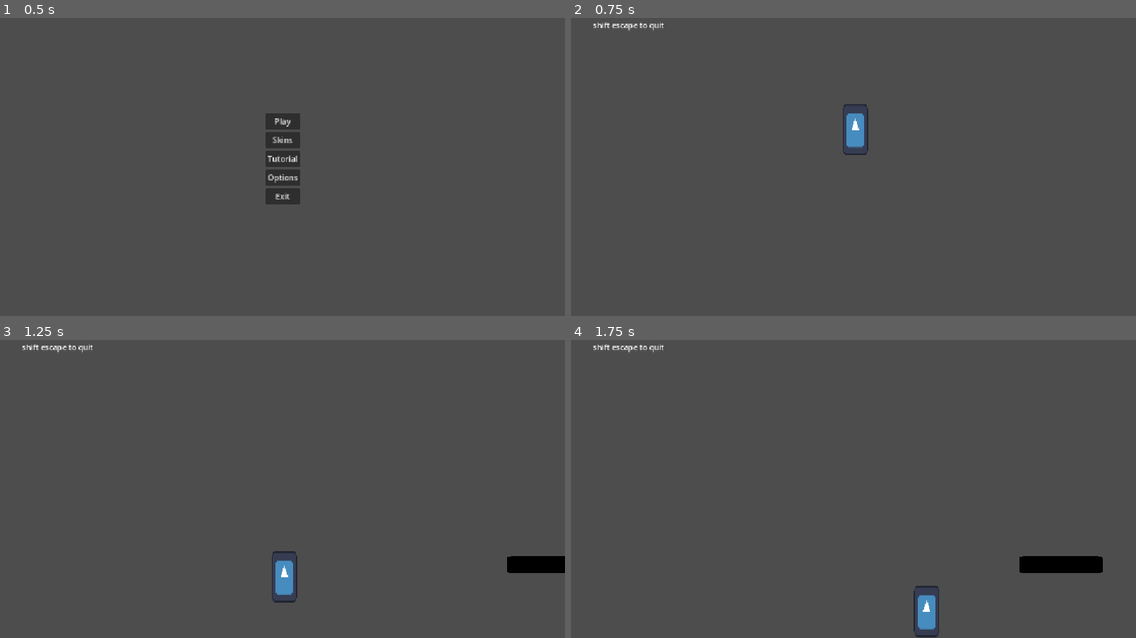
Above: before the commit, frames 1-4 (two rows, left to right).
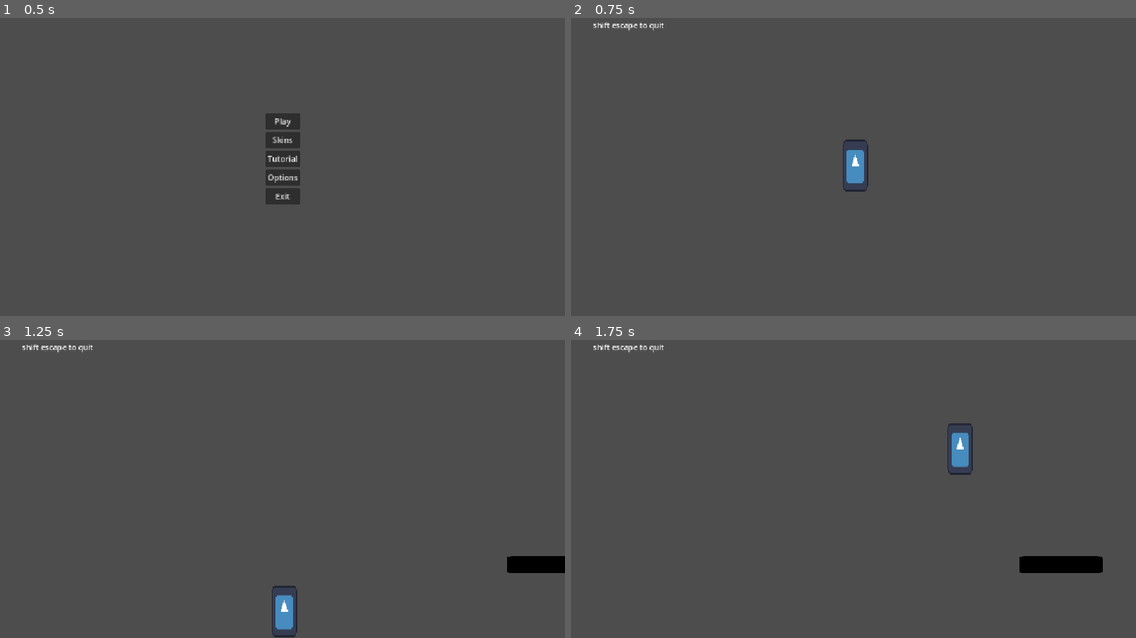
Above: after the commit, the same moments.

Repository: gloomybear300/TritonWareSpring-2025
Game: Godot game, scene res://scenes/Main.tscn
Same seed, same stepped clock (60 frames per second), same inputs: the game is played once before the commit and once after it. The engine's default icon, where the game draws it, is replaced by a stand-in: a white triangle on a blue panel in a dark square.
Inputs:
- Up to frame 1 (0.5 s): no input
- Up to frame 2 (0.75 s): click "Play" at 0.5 s
- Up to frame 3 (1.25 s): no input
- Up to frame 4 (1.75 s): hold D (right) from 1.28 s (still down); hold W (jump) from 1.28 s (still down)

Frame 1 is identical in both runs. In frame 2, 0.9% of the frame differs, in the area x 48-53%, y 28-59%; in frame 3, 0.9%; in frame 4, 0.9%, in the area x 60-72%, y 27-100%.

Commit message:
changed movement added walls
right now you can jump in air after walking off a platform

Diff:
--- a/triton-ware-2025-godot/scenes/game.tscn
+++ b/triton-ware-2025-godot/scenes/game.tscn
@@ -1,10 +1,14 @@
-[gd_scene load_steps=5 format=3 uid="uid://ctxnelpw4al07"]
+[gd_scene load_steps=7 format=3 uid="uid://ctxnelpw4al07"]
 
 [ext_resource type="Script" uid="uid://cwwcwbh4f6mhl" path="res://scripts/game.gd" id="1_lnu2h"]
 [ext_resource type="PackedScene" uid="uid://c7x6dpp030cyv" path="res://scenes/player.tscn" id="1_yqjtg"]
 [ext_resource type="Script" uid="uid://be3eswngom4pu" path="res://scripts/platformer_spawner.gd" id="2_lnu2h"]
 
 [sub_resource type="WorldBoundaryShape2D" id="WorldBoundaryShape2D_fmxm6"]
+
+[sub_resource type="WorldBoundaryShape2D" id="WorldBoundaryShape2D_lnu2h"]
+
+[sub_resource type="WorldBoundaryShape2D" id="WorldBoundaryShape2D_lbhrr"]
 
 [node name="Game" type="Node2D"]
 script = ExtResource("1_lnu2h")
@@ -33,3 +37,17 @@
 offset_bottom = 66.0
 scale = Vector2(0.981273, 1)
 text = "shift escape to quit"
+
+[node name="wall left" type="StaticBody2D" parent="."]
+position = Vector2(0, 334)
+rotation = 1.57079
+
+[node name="CollisionShape2D" type="CollisionShape2D" parent="wall left"]
+shape = SubResource("WorldBoundaryShape2D_lnu2h")
+
+[node name="wall right" type="StaticBody2D" parent="."]
+position = Vector2(1153, -2)
+rotation = -1.57079
+
+[node name="CollisionShape2D" type="CollisionShape2D" parent="wall right"]
+shape = SubResource("WorldBoundaryShape2D_lbhrr")
--- a/triton-ware-2025-godot/scripts/player.gd
+++ b/triton-ware-2025-godot/scripts/player.gd
@@ -4,92 +4,94 @@
 
 var currentPlatform: Node2D = null
 
-#Horizontal Movement
-var grdAcceleration =50
-var grdDeceleration = 20
-var airAcceleration = 20
-var airDeceleration = 5
-var speed = 400
+# Horizontal Movement
+var grdAcceleration = 100    # Increased acceleration on ground
+var grdDeceleration = 30     # Increased deceleration on ground
+var airAcceleration = 40     # Increased acceleration in air
+var airDeceleration = 15     # Increased deceleration in air
+var speed = 600              # Increased speed (faster horizontal movement)
 
-#Jumping
-const gravity = 20
-const maxFallSpeed = 1000
-const jumpMaxHeight = -800
-const JumpMinHeight = -150
-const timeForFullJump = 0.2
+# Jumping
+const gravity = 100           # Increased gravity (falling speed increased)
+const maxFallSpeed = 2000    # Increased max fall speed
+const jumpMaxHeight = -1200  # Maximum jump height
+const jumpMinHeight = -200   # Minimum jump height
+const timeForFullJump = 0.4
 var timeHeld = 0
-const timeForCoyote = 0.1
-var coyoteTimer = 1
-var isFalling = false
-var jumps=2
+var jumps = 2
+var isJumping = false        # To track if the jump has been initiated
 
-const downAcc = 50
+const downAcc = 75           # Increased downward acceleration when pressing down
 
 func _ready() -> void:
 	pass
 
 func _physics_process(delta: float) -> void:
-	if isFalling:
-		movement(airAcceleration,airDeceleration,delta)
+	if is_on_floor():
+		# Reset jump when touching the ground
+		jumps = 1
+		isJumping = false
+	if isJumping:
+		movement(airAcceleration, airDeceleration, delta)
 	else:
-		movement(grdAcceleration,grdDeceleration,delta)
+		movement(grdAcceleration, grdDeceleration, delta)
 	jump(delta)
+	#print(velocity.y)
 	move_and_slide()
 
-
 func movement(acceleration: float, deceleration: float, delta: float) -> void:
-	var inDir=0
-	#Gives -1 for left, 1 for right
-	inDir = Input.get_axis("left","right")
+	var inDir = 0
+	inDir = Input.get_axis("left", "right")
 	if inDir == 0:
-		#Apply friction
-		velocity.x = move_toward(velocity.x,0,deceleration)
+		# Apply friction
+		velocity.x = move_toward(velocity.x, 0, deceleration)
 	else:
-		#Accelerate player
-		velocity.x = move_toward(velocity.x,inDir*speed,acceleration)
+		# Accelerate player
+		velocity.x = move_toward(velocity.x, inDir * speed, acceleration)
 	if currentPlatform:
-		position.x+=currentPlatform.speed
+		position.x += currentPlatform.speed
 
 func jump(delta):
 	applyGravity(delta)
-	# Handle positional state
-	if is_on_floor():
-		jumps=1
-		isFalling = false
-		coyoteTimer=0
-	else:
-		coyoteTimer+=delta	#Allows player to jump slightly after falling off platform
-		if coyoteTimer>=timeForCoyote and jumps>0:
-			jumps-=1
-		isFalling=true
-	#Handle Jumping
-	if Input.is_action_pressed("jump") and jumps>0:
-		timeHeld+=delta
-		if timeHeld >= timeForFullJump:	#Jump is fully charged up
-			timeHeld = timeForFullJump
-	if Input.is_action_just_released("jump") and jumps>0:
-		velocity.y = ((jumpMaxHeight-JumpMinHeight)*(timeHeld/timeForFullJump)+JumpMinHeight)
-		jumps-=1
-		isFalling=true
-		timeHeld=0
 
-	#Accelerate Down
-	if Input.is_action_pressed("down") and isFalling:
-		velocity.y+=downAcc
+	# Handle Jumping: Jump is only activated when the player presses the jump button
+	if Input.is_action_just_pressed("jump") and jumps > 0:
+		velocity.y = jumpMaxHeight
+		isJumping = true
+		jumps = 0
+		timeHeld = 0  # Reset timeHeld when the jump starts
 
-	#Clamp Fall Speed
-	if velocity.y>maxFallSpeed:
-		velocity.y=maxFallSpeed
+	if isJumping:
+		# While jumping, control jump height
+		if Input.is_action_pressed("jump"):
+			# Allow additional control over height by modifying the jump velocity
+			#velocity.y = move_toward(velocity.y, jumpMaxHeight, -(gravity * delta))
+			timeHeld += delta
+			#if (timeHeld > 0.2):
+				#timeHeld = 0.2; # Clamp timeHeld to maxTime
+			#
+			velocity.y -= lerp(100,0, timeHeld / timeForFullJump)
+			print(timeHeld / 20)
+		elif Input.is_action_just_released("jump"):
+			# After releasing the jump button, let gravity take over
+			isJumping = false
 
+	# Clamp Fall Speed
+	if velocity.y > maxFallSpeed:
+		velocity.y = maxFallSpeed
+
+	# Allow downward acceleration if "down" is pressed
+	if Input.is_action_pressed("down") and is_on_floor() == false:
+		velocity.y += downAcc
 
 func applyGravity(delta):
-	velocity.y+=gravity
+	velocity.y += gravity
 
-#Detecting Platform to Add Its Velocity
+# Detecting Platform to Add Its Velocity
 func _on_ray_cast_box_body_entered(body: Node2D) -> void:
 	if body.is_in_group("ground"):
 		currentPlatform = body
 
 func _on_ray_cast_box_body_exited(body: Node2D) -> void:
-	if currentPlatform==body:
-		currentPlatform=null
+	if currentPlatform == body:
+		currentPlatform = null
